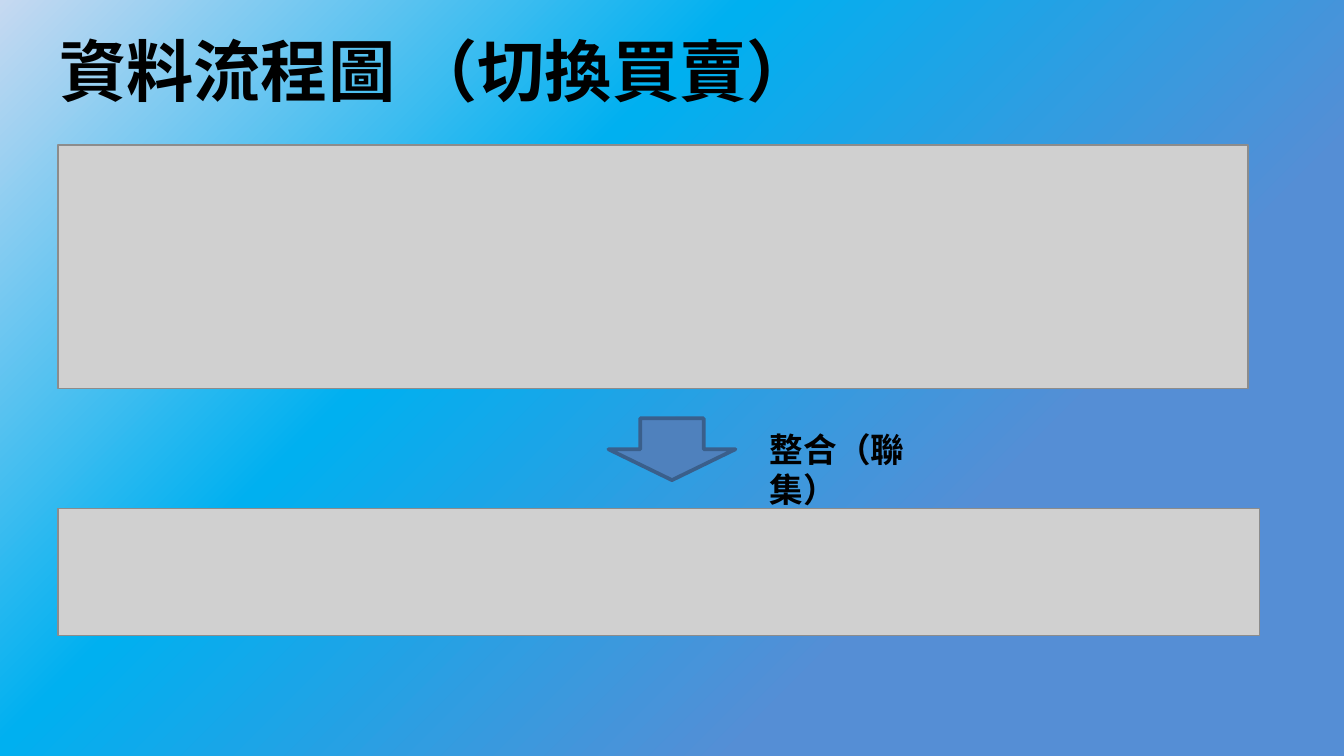
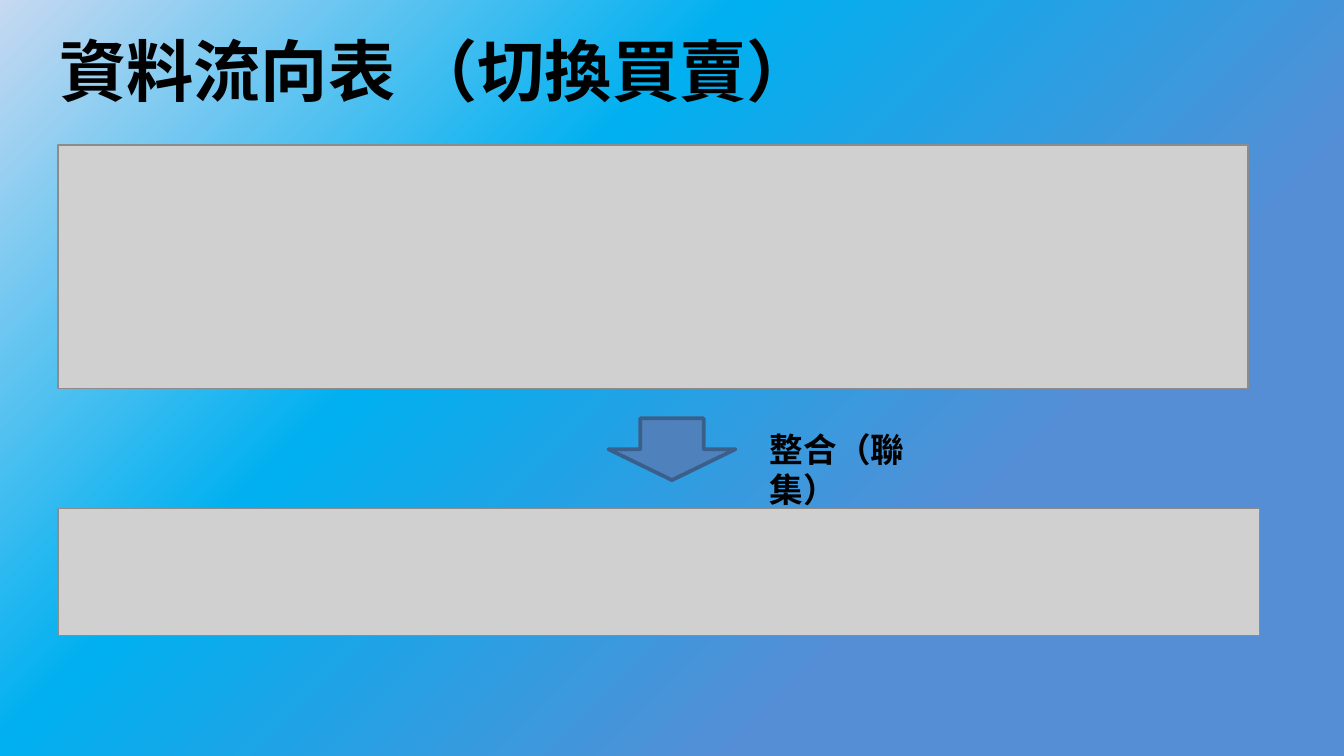
Before and after one commit to bnuby/Mobile-Application-Software, a slide deck: slide 10 of 系統分析/系統分析期中報告.pptx. Drawn at 1344x756 pixels with LibreOffice and Linux fonts; fonts in the diff are those of the drawing; grey boxes stand for pictures. Boxes give left, top, right and bottom in pixels: in the first picture for what was removed or moved away, otherwise in the second. Text is boxed around its words. In the diff, an @@ line names an element or a change of style, - is before the commit and + after.

```diff
--- a/系統分析/系統分析期中報告.pptx
+++ b/系統分析/系統分析期中報告.pptx
@@ title at (59, 27, 814, 112): text changed @@
-資料流程圖 （切換買賣）
+資料流向表 （切換買賣）
```
Also in this commit, not shown: 6 other slides changed.
